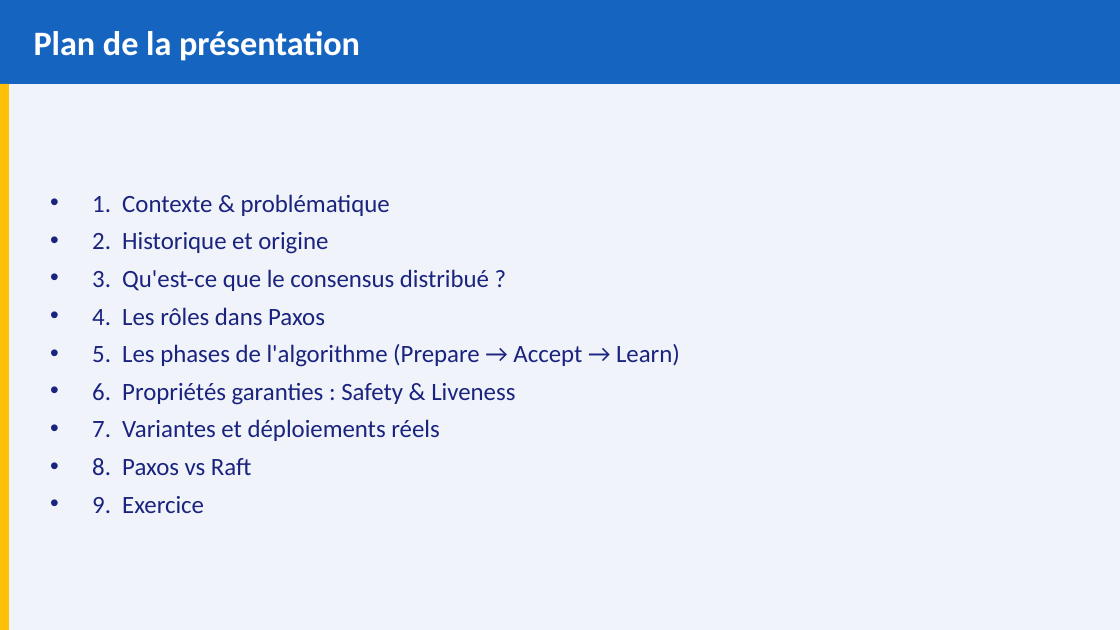
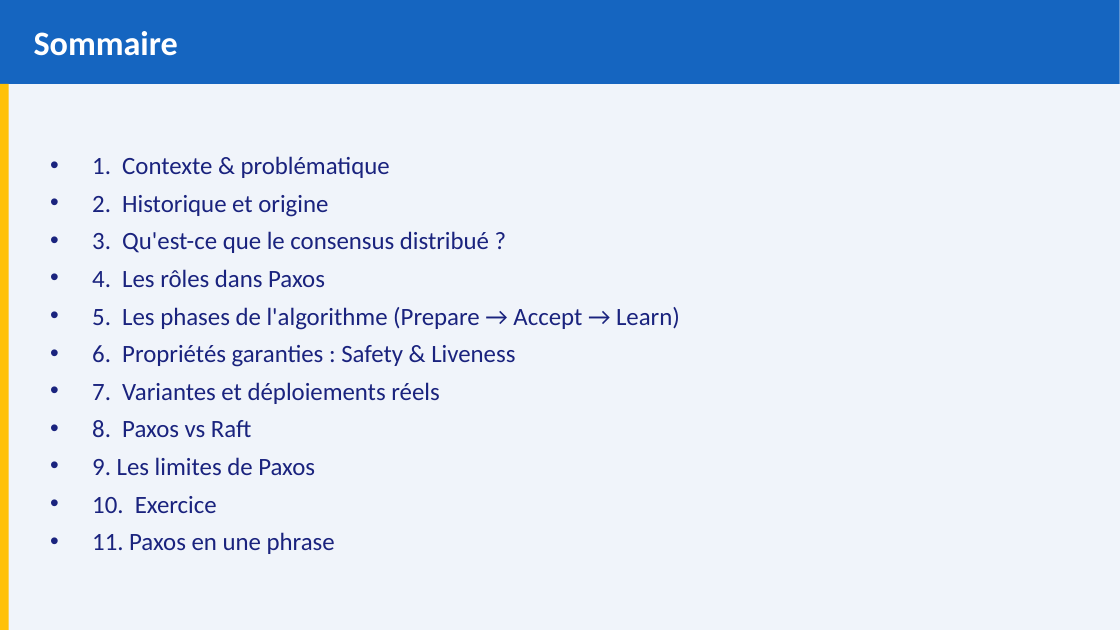
Before and after one commit to borisrosedev/iia_expo, a slide deck: slide 2 of paxos.pptx. Drawn at 1120x630 pixels with LibreOffice and Linux fonts; fonts in the diff are those of the drawing. Boxes give left, top, right and bottom in pixels: in the first picture for what was removed or moved away, otherwise in the second. Text is boxed around its words. In the diff, an @@ line names an element or a change of style, - is before the commit and + after.

```diff
--- a/paxos.pptx
+++ b/paxos.pptx
@@ text at (34, 31, 178, 56): text changed @@
-Plan de la présentation
+Sommaire
@@ text at (92, 457, 335, 554): text changed @@
-• 9. Exercice
+• 9. Les limites de Paxos
+• 10. Exercice
+• 11. Paxos en une phrase
```
Also in this commit, not shown: 1 other slide changed, 2 slides added.
